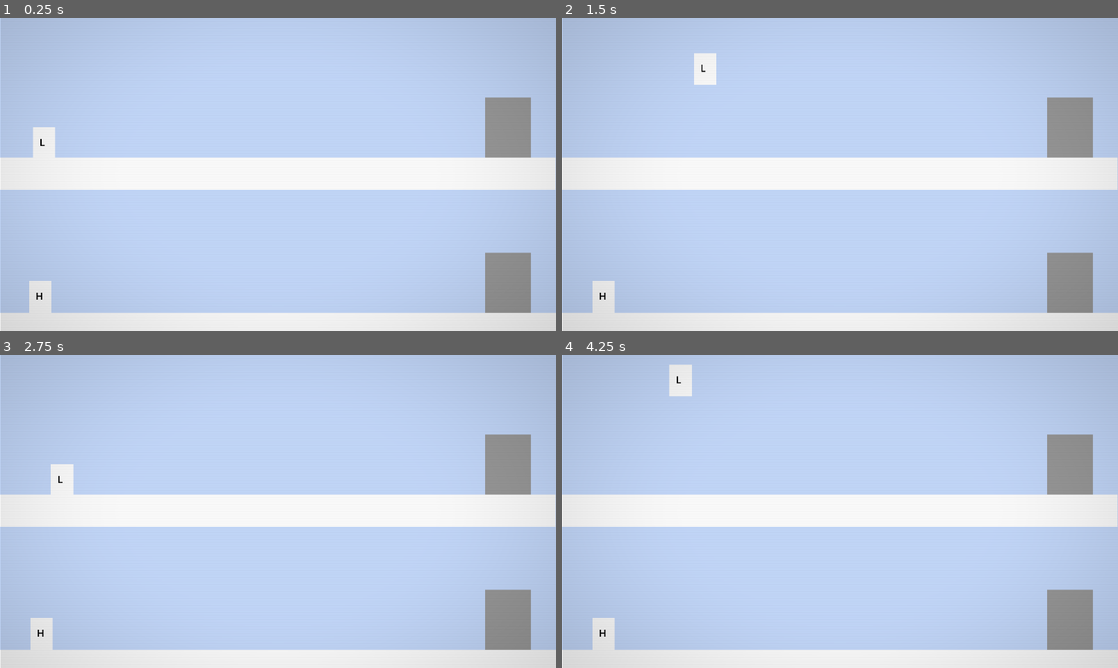
Above: before the commit, frames 1-4 (two rows, left to right).
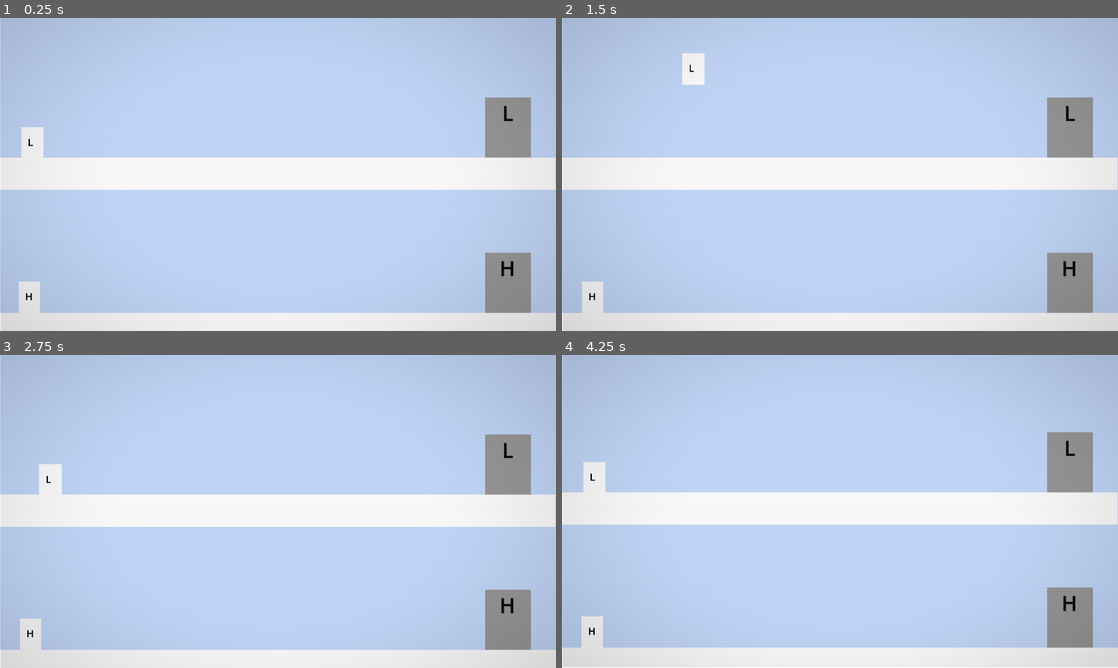
Above: after the commit, the same moments.

Repository: Protheek-1/mass-effect
Game: Godot game, scene res://main.tscn
The game is run twice, just before and just after one commit, with the same random seed, the same clock (stepped at 60 frames per second) and the same inputs.
Inputs (mouse positions are in pixels of both pictures, inside the frame that each line leads up to):
- Up to frame 1 (0.25 s): no input
- Up to frame 2 (1.5 s): tap Enter at 0.5 s; move the mouse to (962, 158) at 0.52 s; hold Right (ui_right) 0.53-1.25 s; tap Space (swap_charectar) at 0.6 s; click (962, 158) at 0.67 s; tap W (jump) at 0.77 s; drag from (728, 190) to (1067, 284) at 1.27 s
- Up to frame 3 (2.75 s): move the mouse to (333, 442) at 2.02 s; hold Left (ui_left) from 2.03 s (still down); tap Keypad Enter at 2.1 s
- Up to frame 4 (4.25 s): release Left (ui_left) at 2.75 s; drag from (812, 574) to (1067, 464) at 2.77 s; tap R (reset_level, bound only after the commit) at 3.5, 4.15 s; move the mouse to (1006, 558) at 3.52 s; hold Right (ui_right) from 3.53 s (still down); tap Shift at 3.6 s; tap W (jump) at 3.77 s

The runs differ from the first frame. In frame 1, 1.0% of the frame differs, in the area x 3-93%, y 28-95%; in frame 2, 1.0%; in frame 3, 1.0%; in frame 4, 3.8%, in the area x 0-100%, y 3-100%.

Commit message:
re load button and fixed doors and active indicator

Diff:
--- a/door.gd
+++ b/door.gd
@@ -8,6 +8,8 @@
 @export var is_goal_door: bool = false
 @onready var arrival_point: Marker2D = $ArrivalPoint
 @export var partner_door: Door
+@onready var label: Label = $Label
+@onready var sprite: ColorRect = $ColorRect
 var is_active: bool = false
 var entered_body: CharacterBody2D
 var manager: Node
@@ -15,9 +17,18 @@
 func _ready() -> void:
 	add_to_group("doors")
 	manager = get_tree().get_first_node_in_group("door_manager")
-
 	if manager:
 		manager.register_door(self)
+	match allowed_character:
+		CharacterType.HEAVY:
+			label.text = "H"
+		CharacterType.LIGHT:
+			label.text = "L"
+		CharacterType.BOTH:
+			label.text = "B"
+	label.add_theme_font_size_override("font_size", 16)
+	label.add_theme_color_override("font_color", Color.BLACK)
+
 
 func accepts_character(body: Node2D) -> bool:
 	match allowed_character:
@@ -28,3 +39,7 @@
 		CharacterType.BOTH:
 			return body.name == "Heavy" or body.name == "Light"
 	return false
+
+func set_active(active: bool) -> void:
+	is_active = active
+	sprite.color = Color(0.495, 0.694, 0.496, 1.0) if active else Color.WHITE
--- a/door.tscn
+++ b/door.tscn
@@ -19,5 +19,11 @@
 shape = SubResource("RectangleShape2D_dcsxo")
 
 [node name="ArrivalPoint" type="Marker2D" parent="." unique_id=1409855953]
-position = Vector2(4, 34)
+position = Vector2(0, 33)
 gizmo_extents = 3.0
+
+[node name="Label" type="Label" parent="." unique_id=1443485247]
+offset_left = -20.0
+offset_right = 20.0
+offset_bottom = 23.0
+horizontal_alignment = 1
--- a/door_manager.gd
+++ b/door_manager.gd
@@ -36,7 +36,7 @@
 			light_body = body
 		check_goal()
 	else:
-		door.is_active = true
+		door.set_active(true)
 		door.entered_body = body
 		if door.partner_door == null:
 			return
@@ -67,22 +67,27 @@
 func teleport_character(body: CharacterBody2D, destination: Door) -> void:
 	if body == null or destination == null:
 		return
-	body.global_position = destination.arrival_point.global_position + Vector2(-14, 0)
+	body.global_position = destination.arrival_point.global_position + Vector2(0, 0)
 	body.velocity = Vector2.ZERO
 
 func complete_door_transition(door: Door) -> void:
-	await get_tree().create_timer(0.1).timeout
+	await get_tree().create_timer(0.2).timeout
 	transitioning = true
 	var first_body = door.entered_body
 	var second_body = door.partner_door.entered_body
+	first_body.global_position = door.arrival_point.global_position
+	second_body.global_position = door.partner_door.arrival_point.global_position
+	first_body.velocity = Vector2.ZERO
+	second_body.velocity = Vector2.ZERO
 	first_body.is_active = false
 	second_body.is_active = false
-	await get_tree().create_timer(4.0).timeout
+	await get_tree().create_timer(2.0).timeout
 	teleport_character(door.entered_body, door.linked_door)
 	teleport_character(
 		door.partner_door.entered_body,
 		door.partner_door.linked_door
 	)
-	door.is_active = false
-	door.partner_door.is_active = false
+	door.set_active(false)
+	door.partner_door.set_active(false)
 	transitioning = false
+	first_body.is_active = true
--- a/heavy.tscn
+++ b/heavy.tscn
@@ -3,24 +3,25 @@
 [ext_resource type="Script" uid="uid://b6k7aanibyenj" path="res://heavy.gd" id="1_ojdgy"]
 
 [sub_resource type="RectangleShape2D" id="RectangleShape2D_dcsxo"]
-size = Vector2(105, 149)
+size = Vector2(98.00046, 147.00043)
 
 [node name="Heavy" type="CharacterBody2D" unique_id=1903036429]
 scale = Vector2(0.15999927, 0.15999955)
 script = ExtResource("1_ojdgy")
 
 [node name="CollisionShape2D" type="CollisionShape2D" parent="." unique_id=1008058106]
-position = Vector2(54.5, 77.5)
+position = Vector2(1.0000038, 76.50021)
 shape = SubResource("RectangleShape2D_dcsxo")
 
 [node name="ColorRect" type="ColorRect" parent="." unique_id=1500380666]
-offset_right = 107.0
-offset_bottom = 153.0
+offset_left = -50.00023
+offset_right = 51.99977
+offset_bottom = 150.0
 
 [node name="Label" type="Label" parent="." unique_id=1021506446]
-offset_left = 31.250143
+offset_left = -18.750086
 offset_top = 37.500107
-offset_right = 71.250145
+offset_right = 21.249914
 offset_bottom = 104.50011
 theme_override_colors/font_color = Color(0, 0, 0, 1)
 theme_override_font_sizes/font_size = 48
--- a/light.tscn
+++ b/light.tscn
@@ -11,33 +11,34 @@
 script = ExtResource("1_hdgcg")
 
 [node name="CollisionShape2D" type="CollisionShape2D" parent="." unique_id=1147086959]
-position = Vector2(54.5, 77.5)
+position = Vector2(-1.75, 77.5)
 shape = SubResource("RectangleShape2D_we4ua")
 
 [node name="ColorRect" type="ColorRect" parent="." unique_id=606662971]
-offset_right = 107.0
+offset_left = -56.25
+offset_right = 50.75
 offset_bottom = 153.0
 
 [node name="FloorRay" type="RayCast2D" parent="." unique_id=2144984647]
-position = Vector2(56.25, 131.25)
+position = Vector2(0, 131.25)
 target_position = Vector2(0, 31.25)
 
 [node name="FloorRayRight" type="RayCast2D" parent="." unique_id=851078525]
-position = Vector2(100, 131.25)
+position = Vector2(43.75, 131.25)
 target_position = Vector2(0, 31.25)
 
 [node name="FloorRayLeft" type="RayCast2D" parent="." unique_id=2119784006]
-position = Vector2(6.25, 131.25)
+position = Vector2(-50, 131.25)
 target_position = Vector2(0, 31.25)
 
 [node name="HeadRay" type="RayCast2D" parent="." unique_id=1873456273]
-position = Vector2(56.25026, 25.00007)
+position = Vector2(0.0002593994, 25.00007)
 target_position = Vector2(0, -37.500107)
 
 [node name="Label" type="Label" parent="." unique_id=1289694635]
-offset_left = 31.250143
+offset_left = -24.999857
 offset_top = 37.500107
-offset_right = 71.250145
+offset_right = 15.000143
 offset_bottom = 104.50011
 theme_override_colors/font_color = Color(0, 0, 0, 1)
 theme_override_font_sizes/font_size = 48
--- /dev/null
+++ b/main.gd
@@ -0,0 +1,15 @@
+extends Node2D
+
+
+# Called when the node enters the scene tree for the first time.
+func _ready() -> void:
+	pass # Replace with function body.
+
+
+# Called every frame. 'delta' is the elapsed time since the previous frame.
+func _process(delta: float) -> void:
+	pass
+
+func _input(event: InputEvent) -> void:
+	if event.is_action_pressed("reset_level"):
+		get_tree().reload_current_scene()
--- a/main.tscn
+++ b/main.tscn
@@ -1,6 +1,7 @@
 [gd_scene format=3 uid="uid://c3g7fo4mbdtn4"]
 
 [ext_resource type="Script" uid="uid://mab5vt225wmu" path="res://camera_2d.gd" id="1_0xm2m"]
+[ext_resource type="Script" uid="uid://dfv18ib4gcwta" path="res://main.gd" id="1_5vw27"]
 [ext_resource type="Shader" uid="uid://b5cepsx5pdx7i" path="res://main.gdshader" id="1_ig7tw"]
 [ext_resource type="PackedScene" uid="uid://v1700ihoo13t" path="res://heavy.tscn" id="2_1bvp3"]
 [ext_resource type="PackedScene" uid="uid://bi4bq6mlrofga" path="res://door.tscn" id="2_7mycd"]
@@ -8,8 +9,6 @@
 [ext_resource type="Script" uid="uid://ddfweg6ov2qeo" path="res://filter.gd" id="3_h2yge"]
 [ext_resource type="PackedScene" uid="uid://cmd3nt20uqo65" path="res://light.tscn" id="4_272bh"]
 
-[sub_resource type="GDScript" id="GDScript_lquwl"]
-
 [sub_resource type="RectangleShape2D" id="RectangleShape2D_c84w1"]
 size = Vector2(2, 227)
 
@@ -23,6 +22,9 @@
 size = Vector2(1784.4009, 229.09998)
 
 [sub_resource type="RectangleShape2D" id="RectangleShape2D_kek77"]
+size = Vector2(1784.4009, 229.09998)
+
+[sub_resource type="RectangleShape2D" id="RectangleShape2D_4c57u"]
 size = Vector2(1784.4009, 229.09998)
 
 [sub_resource type="ShaderMaterial" id="ShaderMaterial_dcsxo"]
@@ -33,7 +35,7 @@
 shader_parameter/swap_pulse = 0.0
 
 [node name="Main" type="Node2D" unique_id=455958899]
-script = SubResource("GDScript_lquwl")
+script = ExtResource("1_5vw27")
 
 [node name="ColorRect" type="ColorRect" parent="." unique_id=1408265289]
 z_index = -2
@@ -191,6 +193,18 @@
 linked_door = NodePath("../Door5")
 allowed_character = 0
 
+[node name="Door9" parent="Doors" unique_id=1370064198 node_paths=PackedStringArray("partner_door") instance=ExtResource("2_7mycd")]
+z_index = -1
+position = Vector2(1023, 59)
+allowed_character = 0
+partner_door = NodePath("../Door10")
+
+[node name="Door10" parent="Doors" unique_id=1433465031 node_paths=PackedStringArray("partner_door") instance=ExtResource("2_7mycd")]
+z_index = -1
+position = Vector2(1022, -51)
+allowed_character = 1
+partner_door = NodePath("../Door9")
+
 [node name="Platforms" type="Node" parent="." unique_id=480517103]
 
 [node name="platform" type="StaticBody2D" parent="Platforms" unique_id=2109226773]
@@ -236,6 +250,22 @@
 shape = SubResource("RectangleShape2D_kek77")
 
 [node name="ColorRect" type="ColorRect" parent="Platforms/platform3" unique_id=1515374825]
+offset_left = -470.0003
+offset_top = 679.99994
+offset_right = 1340.0
+offset_bottom = 926.7
+
+[node name="platform4" type="StaticBody2D" parent="Platforms" unique_id=1403183374]
+position = Vector2(932, -73)
+scale = Vector2(0.1, 0.1)
+metadata/_edit_group_ = true
+
+[node name="CollisionShape2D" type="CollisionShape2D" parent="Platforms/platform4" unique_id=1138568361]
+position = Vector2(440, 804.54974)
+scale = Vector2(0.99999964, 0.99999964)
+shape = SubResource("RectangleShape2D_4c57u")
+
+[node name="ColorRect" type="ColorRect" parent="Platforms/platform4" unique_id=123827182]
 offset_left = -470.0003
 offset_top = 679.99994
 offset_right = 1340.0
--- a/project.godot
+++ b/project.godot
@@ -30,6 +30,30 @@
 
 [input]
 
+ui_left={
+"deadzone": 0.5,
+"events": [Object(InputEventKey,"resource_local_to_scene":false,"resource_name":"","device":16,"window_id":0,"alt_pressed":false,"shift_pressed":false,"ctrl_pressed":false,"meta_pressed":false,"pressed":false,"keycode":4194319,"physical_keycode":0,"key_label":0,"unicode":0,"location":0,"echo":false,"script":null)
+, Object(InputEventJoypadButton,"resource_local_to_scene":false,"resource_name":"","device":-1,"button_index":13,"pressure":0.0,"pressed":false,"script":null)
+, Object(InputEventJoypadMotion,"resource_local_to_scene":false,"resource_name":"","device":-1,"axis":0,"axis_value":-1.0,"script":null)
+, Object(InputEventKey,"resource_local_to_scene":false,"resource_name":"","device":-1,"window_id":0,"alt_pressed":false,"shift_pressed":false,"ctrl_pressed":false,"meta_pressed":false,"pressed":false,"keycode":0,"physical_keycode":65,"key_label":0,"unicode":97,"location":0,"echo":false,"script":null)
+]
+}
+ui_right={
+"deadzone": 0.5,
+"events": [Object(InputEventKey,"resource_local_to_scene":false,"resource_name":"","device":16,"window_id":0,"alt_pressed":false,"shift_pressed":false,"ctrl_pressed":false,"meta_pressed":false,"pressed":false,"keycode":4194321,"physical_keycode":0,"key_label":0,"unicode":0,"location":0,"echo":false,"script":null)
+, Object(InputEventJoypadButton,"resource_local_to_scene":false,"resource_name":"","device":-1,"button_index":14,"pressure":0.0,"pressed":false,"script":null)
+, Object(InputEventJoypadMotion,"resource_local_to_scene":false,"resource_name":"","device":-1,"axis":0,"axis_value":1.0,"script":null)
+, Object(InputEventKey,"resource_local_to_scene":false,"resource_name":"","device":-1,"window_id":0,"alt_pressed":false,"shift_pressed":false,"ctrl_pressed":false,"meta_pressed":false,"pressed":false,"keycode":0,"physical_keycode":68,"key_label":0,"unicode":100,"location":0,"echo":false,"script":null)
+]
+}
+ui_up={
+"deadzone": 0.5,
+"events": [Object(InputEventKey,"resource_local_to_scene":false,"resource_name":"","device":16,"window_id":0,"alt_pressed":false,"shift_pressed":false,"ctrl_pressed":false,"meta_pressed":false,"pressed":false,"keycode":4194320,"physical_keycode":0,"key_label":0,"unicode":0,"location":0,"echo":false,"script":null)
+, Object(InputEventJoypadButton,"resource_local_to_scene":false,"resource_name":"","device":-1,"button_index":11,"pressure":0.0,"pressed":false,"script":null)
+, Object(InputEventJoypadMotion,"resource_local_to_scene":false,"resource_name":"","device":-1,"axis":1,"axis_value":-1.0,"script":null)
+, Object(InputEventKey,"resource_local_to_scene":false,"resource_name":"","device":-1,"window_id":0,"alt_pressed":false,"shift_pressed":false,"ctrl_pressed":false,"meta_pressed":false,"pressed":false,"keycode":0,"physical_keycode":87,"key_label":0,"unicode":119,"location":0,"echo":false,"script":null)
+]
+}
 jump={
 "deadzone": 0.2,
 "events": [Object(InputEventKey,"resource_local_to_scene":false,"resource_name":"","device":-1,"window_id":0,"alt_press …(192 unchanged characters)…
@@ -41,6 +65,11 @@
 "events": [Object(InputEventKey,"resource_local_to_scene":false,"resource_name":"","device":-1,"window_id":0,"alt_press …(191 unchanged characters)…
 ]
 }
+reset_level={
+"deadzone": 0.2,
+"events": [Object(InputEventKey,"resource_local_to_scene":false,"resource_name":"","device":-1,"window_id":0,"alt_pressed":false,"shift_pressed":false,"ctrl_pressed":false,"meta_pressed":false,"pressed":false,"keycode":0,"physical_keycode":82,"key_label":0,"unicode":114,"location":0,"echo":false,"script":null)
+]
+}
 
 [physics]
 
Not shown, added: main.gd.uid
